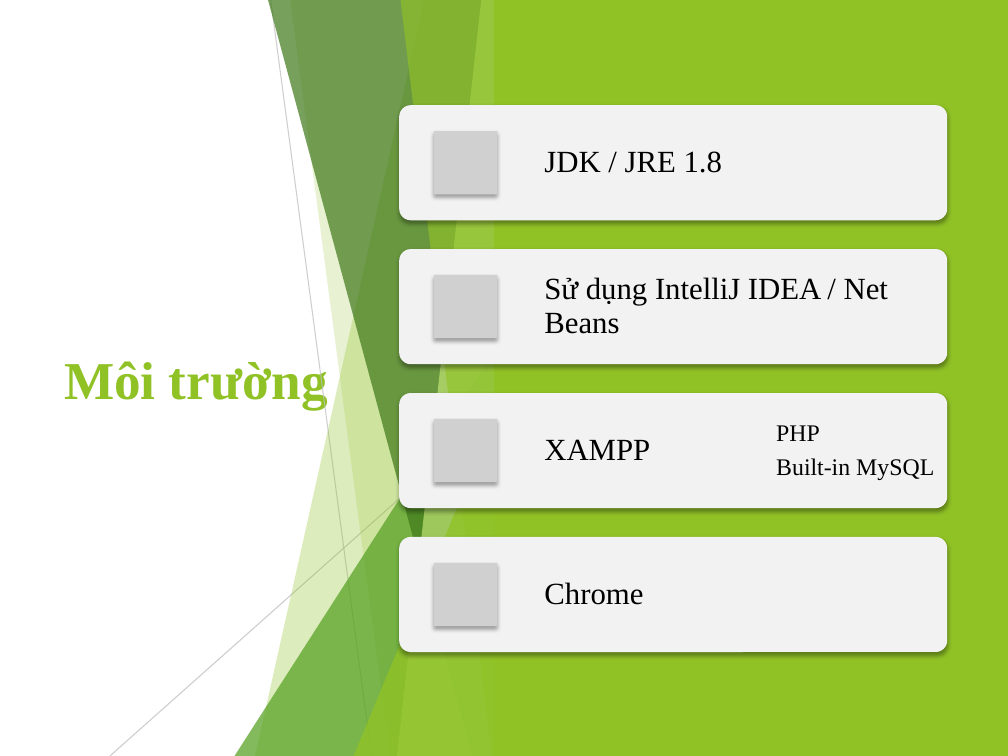
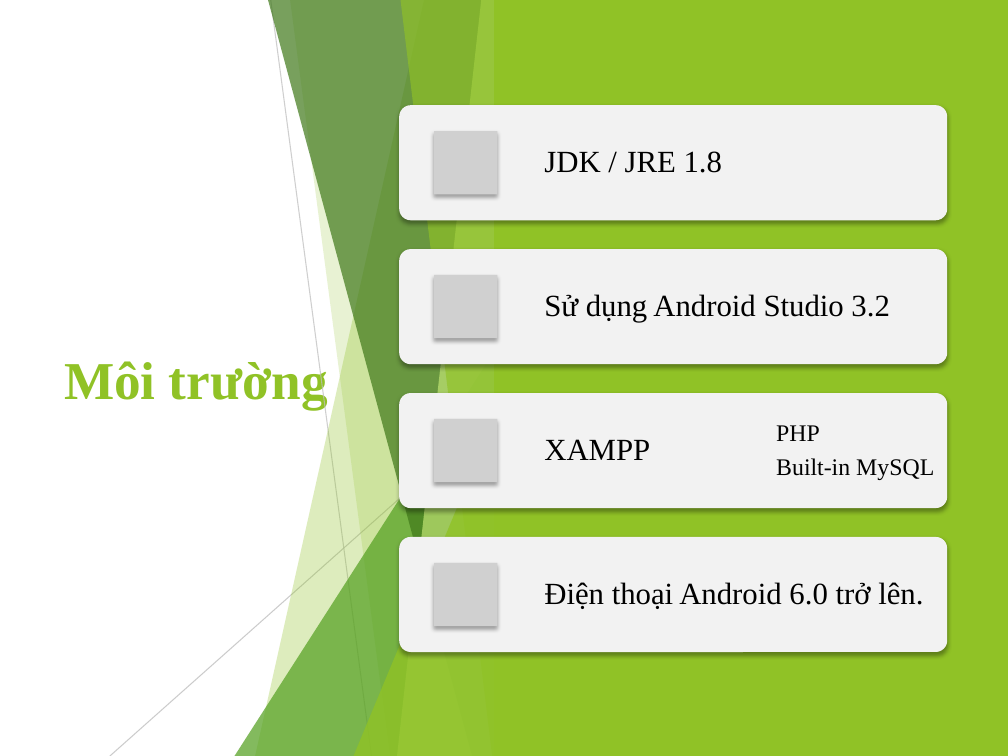
Before and after one commit to viet97/doandocs, a slide deck: slide 14 of DATN_Presentation.pptx (slide 13 before the commit). Drawn at 1008x756 pixels with LibreOffice and Linux fonts; fonts in the diff are those of the drawing; grey boxes stand for pictures. Boxes give left, top, right and bottom in pixels: in the first picture for what was removed or moved away, otherwise in the second. Text is boxed around its words. In the diff, an @@ line names an element or a change of style, - is before the commit and + after.

```diff
--- a/DATN_Presentation.pptx
+++ b/DATN_Presentation.pptx
@@ text at <box>544,294,889,322</box>: text changed @@
-Sử dụng IntelliJ IDEA / Net Beans
+Sử dụng Android Studio 3.2
@@ text at <box>544,582,923,609</box>: text changed @@
-Chrome
+Điện thoại Android 6.0 trở lên.
```
Also in this commit, not shown: 12 other slides changed, 4 slides added, 5 slides removed.
